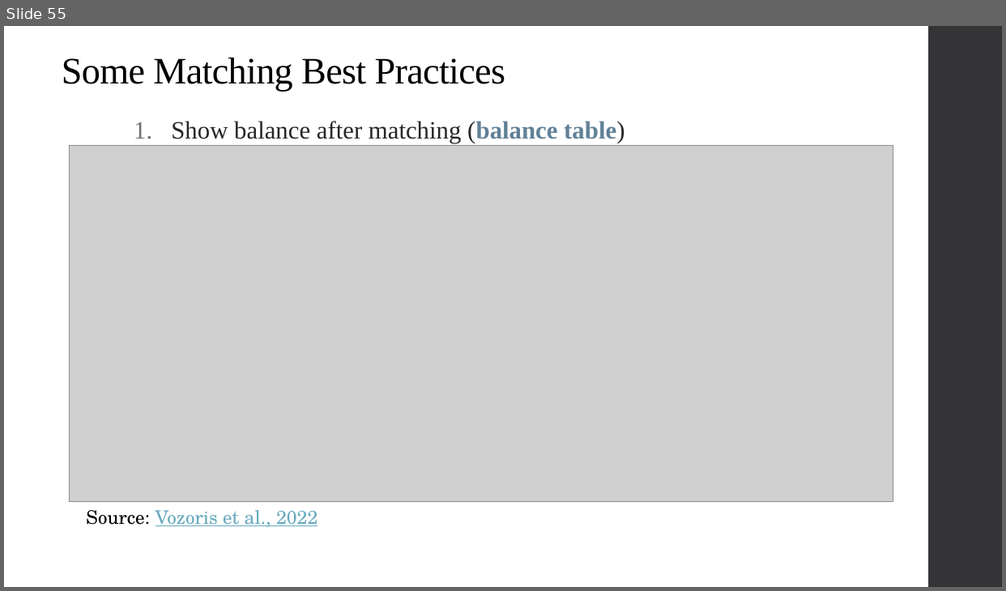
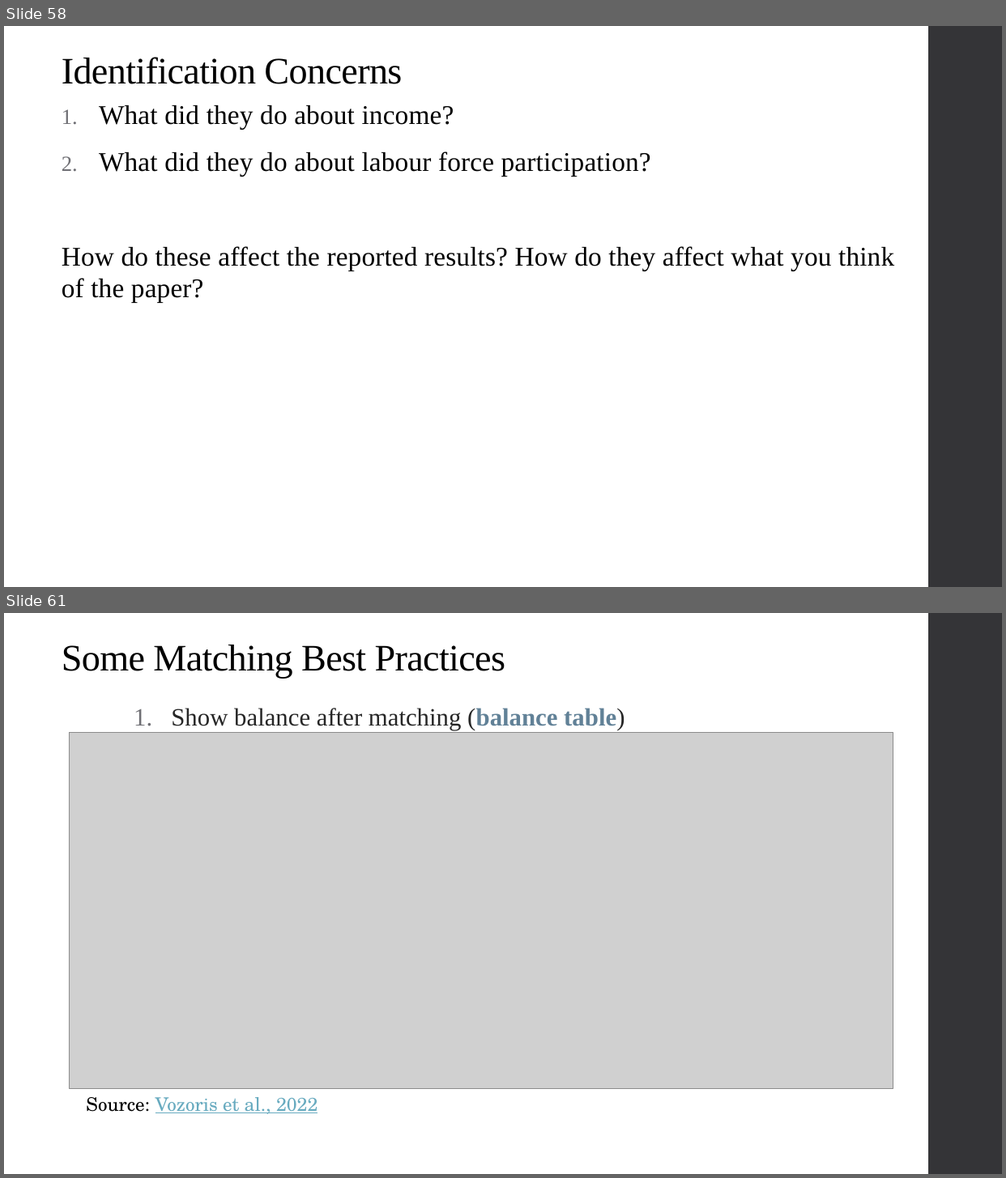
Before and after one commit to qiufei/fork-HAD5744, a slide deck: Lecture06_Matching/Lecture06_Matching_2022F.pptx. Shown one above the other, each under a label of ours: slide 55 before the commit, slides 58 and 61 after it; the slides between them are not shown. The pictures are 1006x591 and 1006x1178 pixels, drawn with LibreOffice and Linux fonts; fonts in the diff are those of the drawing; grey boxes stand for pictures. Boxes give left, top, right and bottom in pixels: in the first picture for what was removed or moved away, otherwise in the second. Text is boxed around its words. In the diff, an @@ line names an element or a change of style, - is before the commit and + after.

```diff
--- a/Lecture06_Matching/Lecture06_Matching_2022F.pptx
+++ b/Lecture06_Matching/Lecture06_Matching_2022F.pptx
@@ slide 58 added at (x1=4, y1=26, x2=1002, y2=587), background #FFFFFF; not listed: 1 template element that a slide beside it also shows @@
@@ title added at (x1=62, y1=57, x2=402, y2=84), 36 pt, text #000000 @@
+Identification Concerns
@@ text added at (x1=62, y1=105, x2=894, y2=302), 26 pt, text #000000 @@
+1. What did they do about income?
+2. What did they do about labour force participation?
+How do these affect the reported results? How do they affect what you think of the paper?
@@ what was slide 55 is now slide 61 @@
```
Also in this commit, not shown: 15 slides changed, 13 other slides added, 2 slides removed, 16 other files.
